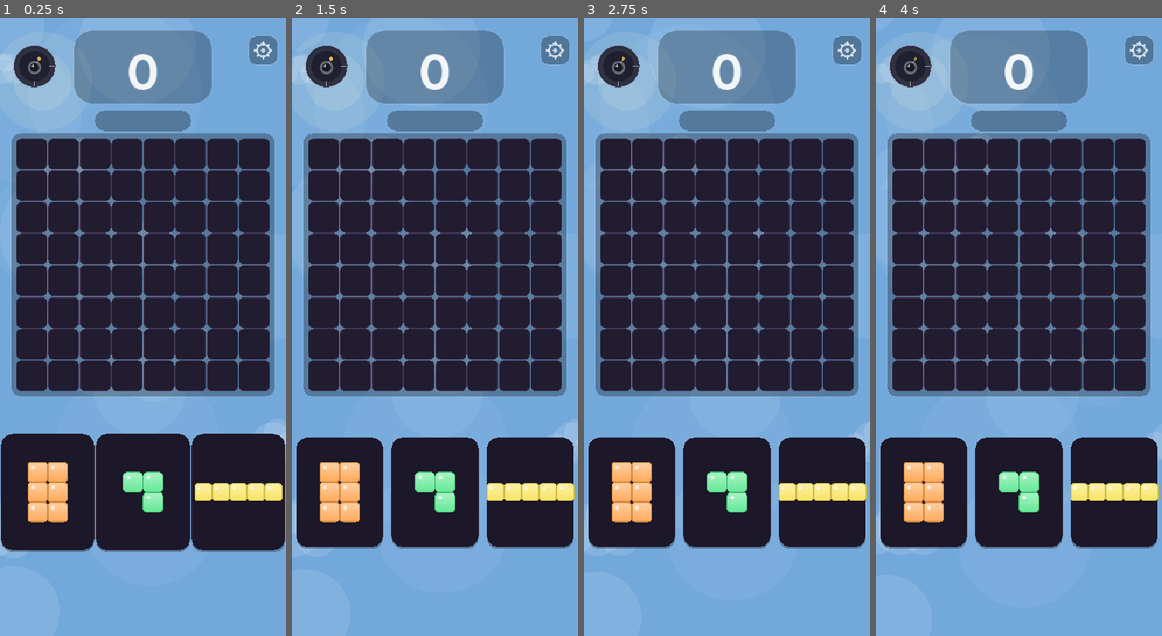
Above: before the commit, frames 1-4 (left to right).
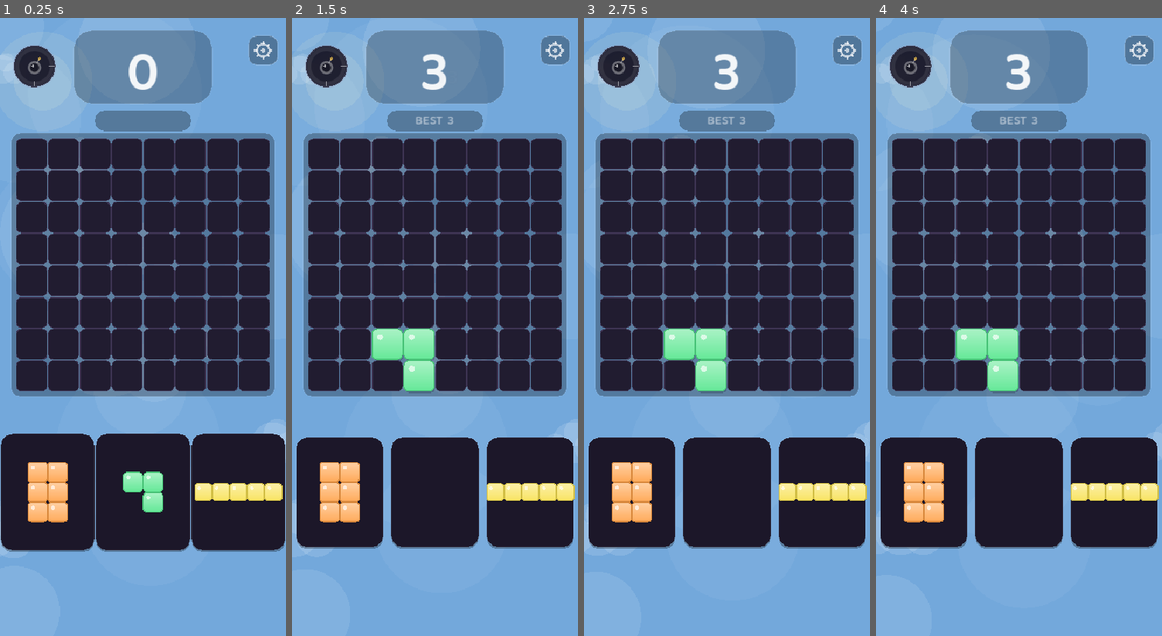
Above: after the commit, the same moments.

Repository: XSideZ/stax-game
Game: Godot game, scene res://scenes/Game.tscn
Same seed, same stepped clock (60 frames per second), same inputs: the game is played once before the commit and once after it. This scene is started directly instead of the project's main scene.
Inputs (mouse positions are in pixels of both pictures, inside the frame that each line leads up to):
- Up to frame 1 (0.25 s): no input
- Up to frame 2 (1.5 s): move the mouse to (420, 450) at 0.52 s; click (420, 450) at 0.67 s; drag from (520, 419) to (420, 450) at 1.27 s
- Up to frame 3 (2.75 s): tap Enter at 2 s; move the mouse to (641, 234) at 2.02 s; click (641, 234) at 2.17 s
- Up to frame 4 (4 s): tap Space at 2.75 s; drag from (1033, 327) to (933, 234) at 2.77 s; tap Enter at 3.5 s; move the mouse to (976, 172) at 3.52 s; click (976, 172) at 3.67 s

The runs differ from the first frame. In frame 1, less than 0.1% of the frame differs, in the area x 12-15%, y 6-7%; in frame 2, 2.8%, in the area x 12-58%, y 5-80%; in frame 3, 2.8%; in frame 4, 2.8%.

Commit message:
Generous snap, new-game confirm, faster meter, escalating orb, juicier ability FX
- Shadow snapping now forgives near-misses (falls to nearest valid spot within +-1)
- NEW GAME with a saved run now asks 'start new game? saved run will be lost'
- Power meter fills a bit quicker (0.05 -> 0.06 per line)
- Orb draws the eye on reaching a tier: one-shot flash + steady glow/pulse that
  escalates bomb -> laser -> ultimate (extra halo for laser, sparkle ring for ult)
- Ability FX sprucing: stronger shake; bomb gains falling ember debris; laser gains
  rising flame licks; gravity gains impact dust along the slammed edge

Co-Authored-By: Claude Fable 5 <noreply@anthropic.com>

Diff:
--- a/scripts/Game.gd
+++ b/scripts/Game.gd
@@ -107,7 +107,7 @@
 const METER_BOMB     := 0.25
 const METER_LASER    := 0.50
 const METER_FULL     := 1.0
-const METER_PER_LINE := 0.05    # charge gained per line cleared
+const METER_PER_LINE := 0.06    # charge gained per line cleared
 const POWER_CENTER   := Vector2(50.0, 70.0)
 const POWER_R        := 30.0
 
@@ -144,6 +144,7 @@
 var meter       : float = 0.0     # charge 0..1
 var power_busy  : bool  = false   # an ability animation is playing
 var power_pulse : float = 0.0     # orb flash right after firing
+var last_power_tier : int = 0     # detect crossing into a new ability tier
 var fx_layer    : Node2D          # top layer for bomb/laser/gravity effects
 var effects     : Array = []      # active visual effects
 
@@ -292,6 +293,14 @@
 	if power_pulse > 0.0:
 		power_pulse = maxf(power_pulse - delta * 2.0, 0.0)
 
+	# Crossing into a new ability tier flashes the orb to draw the eye
+	var tier := _power_tier()
+	if tier > last_power_tier:
+		power_pulse = 1.0
+		Sfx.play_tick()
+		_buzz(10 + tier * 6)
+	last_power_tier = tier
+
 	# Score count-up: the displayed number flies toward the real score
 	if disp_score != float(score):
 		disp_score = lerpf(disp_score, float(score), clampf(delta * 14.0, 0.0, 1.0))
@@ -591,7 +600,7 @@
 	var lifted := pos + Vector2(0, -DRAG_LIFT)
 	var shape : Array    = pieces[dragging_slot].shape
 	var color : Color    = pieces[dragging_slot].color
-	var snap  : Vector2i = _get_snap(lifted, shape)
+	var snap  : Vector2i = _best_snap(lifted, shape)
 
 	if grid.can_place(shape, snap.y, snap.x):
 		grid.place(shape, snap.y, snap.x, color, pieces[dragging_slot].get("pattern", 0))
@@ -719,8 +728,8 @@
 	Sfx.play_pickup()
 	await get_tree().create_timer(0.42).timeout
 	effects.append({"type": "bomb_blast", "t": 0.0, "dur": 0.65, "pos": sp})
-	shake_t   = maxf(shake_t, 0.35)
-	flash_t   = maxf(flash_t, 0.5)
+	shake_t   = maxf(shake_t, 0.45)
+	flash_t   = maxf(flash_t, 0.6)
 	flash_col = Color(1.0, 0.7, 0.3, 1.0)
 	_buzz(60)
 	Sfx.play_board_clear()
@@ -767,7 +776,7 @@
 	fx_layer.queue_redraw()
 	await get_tree().create_timer(0.30).timeout
 	effects.append({"type": "laser_fire", "t": 0.0, "dur": 0.5, "a": a, "b": b, "color": lcol})
-	shake_t   = maxf(shake_t, 0.22)
+	shake_t   = maxf(shake_t, 0.30)
 	flash_t   = maxf(flash_t, 0.35)
 	flash_col = Color(0.6, 0.95, 1.0, 1.0)
 	_buzz(45)
@@ -789,7 +798,7 @@
 	Sfx.play_combo(4)
 	grid.start_slam(dir)
 	await get_tree().create_timer(Grid.SLAM_DUR + 0.04).timeout
-	shake_t = maxf(shake_t, 0.55)
+	shake_t = maxf(shake_t, 0.65)
 	_buzz(120)
 	Sfx.play_board_clear()
 	var cleared := grid.check_and_clear()
@@ -888,7 +897,7 @@
 	if dragging_slot < 0 or placed[dragging_slot]:
 		return
 	var shape : Array    = pieces[dragging_slot].shape
-	var snap  : Vector2i = _get_snap(drag_pos + Vector2(0, -DRAG_LIFT), shape)
+	var snap  : Vector2i = _best_snap(drag_pos + Vector2(0, -DRAG_LIFT), shape)
 	if grid.can_place(shape, snap.y, snap.x):
 		grid.set_ghost(shape, snap.y, snap.x, pieces[dragging_slot].color)
 		# Light tick each time the shadow lands on a NEW valid spot
@@ -913,6 +922,23 @@
 		gc.x - roundi((min_c + max_c) / 2.0),
 		gc.y - roundi((min_r + max_r) / 2.0)
 	)
+
+# Generous snap: if the raw cell isn't placeable, fall to the nearest placeable
+# spot within ±1 cell so the shadow forgives near-misses.
+func _best_snap(pos: Vector2, shape: Array) -> Vector2i:
+	var base := _get_snap(pos, shape)
+	if grid.can_place(shape, base.y, base.x):
+		return base
+	var best := base
+	var best_d := 99.0
+	for dr in range(-1, 2):
+		for dc in range(-1, 2):
+			if grid.can_place(shape, base.y + dr, base.x + dc):
+				var d := Vector2(dc, dr).length()
+				if d < best_d:
+					best_d = d
+					best = Vector2i(base.x + dc, base.y + dr)
+	return best
 
 func _screen_to_grid(pos: Vector2) -> Vector2i:
 	return Vector2i(
@@ -1629,24 +1655,35 @@
 		draw_line(c + Vector2(cos(a), sin(a)) * 9.0, c + Vector2(cos(a), sin(a)) * 13.0, gear_col, 3.0)
 
 # ── Power orb (charge meter + spend button) ──────────────────────────────────
+func _power_tier() -> int:
+	if meter >= METER_FULL:    return 3
+	elif meter >= METER_LASER: return 2
+	elif meter >= METER_BOMB:  return 1
+	return 0
+
 func _draw_power_orb() -> void:
 	var c := POWER_CENTER
 	var usable := meter >= METER_BOMB
-	var tier := 0
-	if meter >= METER_FULL:    tier = 3
-	elif meter >= METER_LASER: tier = 2
-	elif meter >= METER_BOMB:  tier = 1
+	var tier := _power_tier()
 	var tcol : Color
 	match tier:
 		3: tcol = Color(1.0, 0.85, 0.30)
 		2: tcol = Color(0.45, 0.92, 1.0)
 		1: tcol = Color(1.0, 0.58, 0.20)
 		_: tcol = Color(0.55, 0.55, 0.68)
-	var pulse := (sin(Time.get_ticks_msec() * 0.006) + 1.0) * 0.5
-	# Ready glow
+	# Pulse gets faster + stronger the higher the tier, to pull the eye
+	var pulse := (sin(Time.get_ticks_msec() * (0.005 + float(tier) * 0.004)) + 1.0) * 0.5
+	# Ready glow — escalates bomb → laser → ultimate
 	if usable:
-		var ga := 0.10 + 0.10 * pulse + power_pulse * 0.45
-		draw_circle(c, POWER_R + 8.0 + pulse * 3.0, Color(tcol.r, tcol.g, tcol.b, ga))
+		var base_glow := 0.12 + float(tier) * 0.09
+		var ga := base_glow * (0.45 + 0.55 * pulse) + power_pulse * 0.55
+		draw_circle(c, POWER_R + 8.0 + pulse * (3.0 + float(tier) * 3.0),
+			Color(tcol.r, tcol.g, tcol.b, ga))
+		# Extra halo for laser, a sparkling ring for the ultimate
+		if tier >= 2:
+			draw_circle(c, POWER_R + 15.0 + pulse * 6.0, Color(tcol.r, tcol.g, tcol.b, 0.12 * pulse))
+		if tier >= 3:
+			draw_arc(c, POWER_R + 19.0 + pulse * 3.0, 0, TAU, 36, Color(1, 1, 1, 0.30 * pulse), 2.0, true)
 	# Base disc
 	draw_circle(c, POWER_R, Color(0.08, 0.07, 0.13, 0.92))
 	# Meter track + fill
@@ -1662,7 +1699,9 @@
 	# Rim
 	draw_arc(c, POWER_R, 0, TAU, 40, Color(tcol.r, tcol.g, tcol.b, 0.6 if usable else 0.25), 2.0, true)
 	# Icon for the ability the meter currently affords
-	_draw_power_icon(c, tier, Color(1, 1, 1, 0.92) if usable else Color(1, 1, 1, 0.35), pulse)
+	# Icon flashes harder the higher the tier (plus the one-shot tier-up flash)
+	var icon_pulse : float = clampf(pulse * (1.0 + float(tier) * 0.4) + power_pulse * 0.6, 0.0, 1.6)
+	_draw_power_icon(c, tier, Color(1, 1, 1, 0.92) if usable else Color(1, 1, 1, 0.35), icon_pulse)
 
 func _draw_power_icon(c: Vector2, tier: int, icol: Color, pulse: float) -> void:
 	match tier:
@@ -1754,6 +1793,16 @@
 		var sma := float(i) / 4.0 * TAU + 0.5
 		fx_layer.draw_circle(c + Vector2(cos(sma), sin(sma)) * lerpf(0.0, 30.0, p),
 			lerpf(4.0, 16.0, p), Color(0.5, 0.45, 0.45, (1.0 - p) * 0.18))
+	# Debris chunks blown out then dragged down by gravity
+	for i in 8:
+		var da := float(i) / 8.0 * TAU + 0.3
+		var out := Vector2(cos(da), -0.6 - float(i % 3) * 0.25) * (45.0 + float(i % 4) * 16.0)
+		var dp := c + out * p + Vector2(0, 150.0 * p * p)   # parabolic fall
+		var dsz := (1.0 - p * 0.7) * (5.0 + float(i % 3) * 2.0)
+		if dsz > 1.0:
+			var dcol := Color(1.0, 0.55, 0.20).lerp(Color(0.45, 0.28, 0.20), p)
+			fx_layer.draw_rect(Rect2(dp - Vector2(dsz, dsz) * 0.5, Vector2(dsz, dsz)),
+				Color(dcol.r, dcol.g, dcol.b, 1.0 - p), true)
 
 func _fx_laser_charge(e: Dictionary, p: float) -> void:
 	var a : Vector2 = e["a"]
@@ -1785,6 +1834,16 @@
 		var on := a.lerp(b, float(i) / 9.0)
 		var jit := perp * sin(e["t"] * 30.0 + float(i)) * 6.0 * fade
 		fx_layer.draw_circle(on + jit, fade * (1.5 + float(i % 3)), Color(1.0, 1.0, 0.9, fade * 0.8))
+	# Flame licks rising off the burn line, flickering hot→cool
+	for i in 14:
+		var f := float(i) / 13.0
+		var on := a.lerp(b, f)
+		var rise := 8.0 + 22.0 * (1.0 - p)
+		var fl := on + Vector2(sin(e["t"] * 22.0 + float(i) * 1.7) * 5.0, -rise)
+		var fsz := fade * (2.0 + float(i % 3) * 1.5)
+		if fsz > 0.4:
+			fx_layer.draw_circle(fl, fsz, Color(1.0, lerpf(0.75, 0.25, f), 0.12, fade * 0.55))
+			fx_layer.draw_circle(on + Vector2(0, -rise * 0.4), fsz * 0.6, Color(1.0, 0.9, 0.4, fade * 0.6))
 
 func _fx_gravity(e: Dictionary, p: float) -> void:
 	var move : Vector2 = e["dir"]
@@ -1823,6 +1882,20 @@
 			fx_layer.draw_line(Vector2(board.end.x, board.position.y), board.end, ec, w)
 		else:
 			fx_layer.draw_line(board.position, Vector2(board.position.x, board.end.y), ec, w)
+	# Impact dust kicking up along the slammed edge
+	if p > 0.45 and p < 0.92:
+		var dimp := 1.0 - (p - 0.45) / 0.47
+		var grow := (1.0 - dimp) * 16.0 + 3.0
+		for i in 8:
+			var f := (float(i) + 0.5) / 8.0
+			var pp : Vector2
+			if move.y != 0.0:
+				var ey := board.end.y if move.y > 0.0 else board.position.y
+				pp = Vector2(board.position.x + f * board.size.x, ey)
+			else:
+				var ex := board.end.x if move.x > 0.0 else board.position.x
+				pp = Vector2(ex, board.position.y + f * board.size.y)
+			fx_layer.draw_circle(pp, grow, Color(0.92, 0.88, 0.74, dimp * 0.20))
 
 # ── Block style renderer — all skins live in BlockSkins.gd (shared) ─────────
 func _draw_styled_block(r: Rect2, col: Color, seed_v: int = 0) -> void:
--- a/scripts/MainMenu.gd
+++ b/scripts/MainMenu.gd
@@ -860,9 +860,73 @@
 	play_pulse.tween_property(primary, "scale", Vector2.ONE, 0.45).set_trans(Tween.TRANS_SINE)
 
 func _on_play_pressed(play: Button) -> void:
+	# A saved run exists → confirm before wiping it
+	if GameState.has_run_save():
+		_confirm_new_game(play)
+		return
 	GameState.has_save = false
 	GameState.clear_run()
 	_launch(play)
+
+func _confirm_new_game(play: Button) -> void:
+	Sfx.play_click()
+	var dim := ColorRect.new()
+	dim.color = Color(0, 0, 0, 0.55)
+	dim.size = Vector2(414, 896)
+	dim.mouse_filter = Control.MOUSE_FILTER_STOP
+	ui.add_child(dim)
+
+	var box := PanelContainer.new()
+	var sb := StyleBoxFlat.new()
+	sb.bg_color = Color(0.13, 0.11, 0.19, 0.99)
+	sb.set_corner_radius_all(20)
+	sb.set_border_width_all(2)
+	sb.border_color = Color(1, 1, 1, 0.12)
+	sb.content_margin_left = 22; sb.content_margin_right = 22
+	sb.content_margin_top = 22;  sb.content_margin_bottom = 22
+	box.add_theme_stylebox_override("panel", sb)
+	box.custom_minimum_size = Vector2(322, 0)
+	box.position = Vector2(46, 330)
+	dim.add_child(box)
+
+	var vb := VBoxContainer.new()
+	vb.add_theme_constant_override("separation", 14)
+	box.add_child(vb)
+
+	var title := Label.new()
+	title.text = "START NEW GAME?"
+	title.add_theme_font_size_override("font_size", 26)
+	title.horizontal_alignment = HORIZONTAL_ALIGNMENT_CENTER
+	vb.add_child(title)
+
+	var msg := Label.new()
+	msg.text = "Your saved run will be lost."
+	msg.add_theme_font_size_override("font_size", 17)
+	msg.add_theme_color_override("font_color", Color(1, 1, 1, 0.7))
+	msg.horizontal_alignment = HORIZONTAL_ALIGNMENT_CENTER
+	vb.add_child(msg)
+
+	var yes := _make_chunky_button("NEW GAME", Color(0.90, 0.35, 0.35), 22)
+	yes.custom_minimum_size = Vector2(278, 56)
+	vb.add_child(yes)
+	var no := _make_chunky_button("KEEP PLAYING", Color(0.20, 0.75, 0.95), 22)
+	no.custom_minimum_size = Vector2(278, 56)
+	vb.add_child(no)
+
+	box.modulate.a = 0.0
+	box.scale = Vector2(0.9, 0.9)
+	box.pivot_offset = Vector2(161, 120)
+	var t := create_tween()
+	t.tween_property(box, "modulate:a", 1.0, 0.15)
+	t.parallel().tween_property(box, "scale", Vector2.ONE, 0.2).set_trans(Tween.TRANS_BACK).set_ease(Tween.EASE_OUT)
+
+	yes.pressed.connect(func():
+		GameState.has_save = false
+		GameState.clear_run()
+		_launch(play))
+	no.pressed.connect(func():
+		Sfx.play_click()
+		dim.queue_free())
 
 func _on_continue_pressed(cont: Button) -> void:
 	if not GameState.load_run_from_disk():
